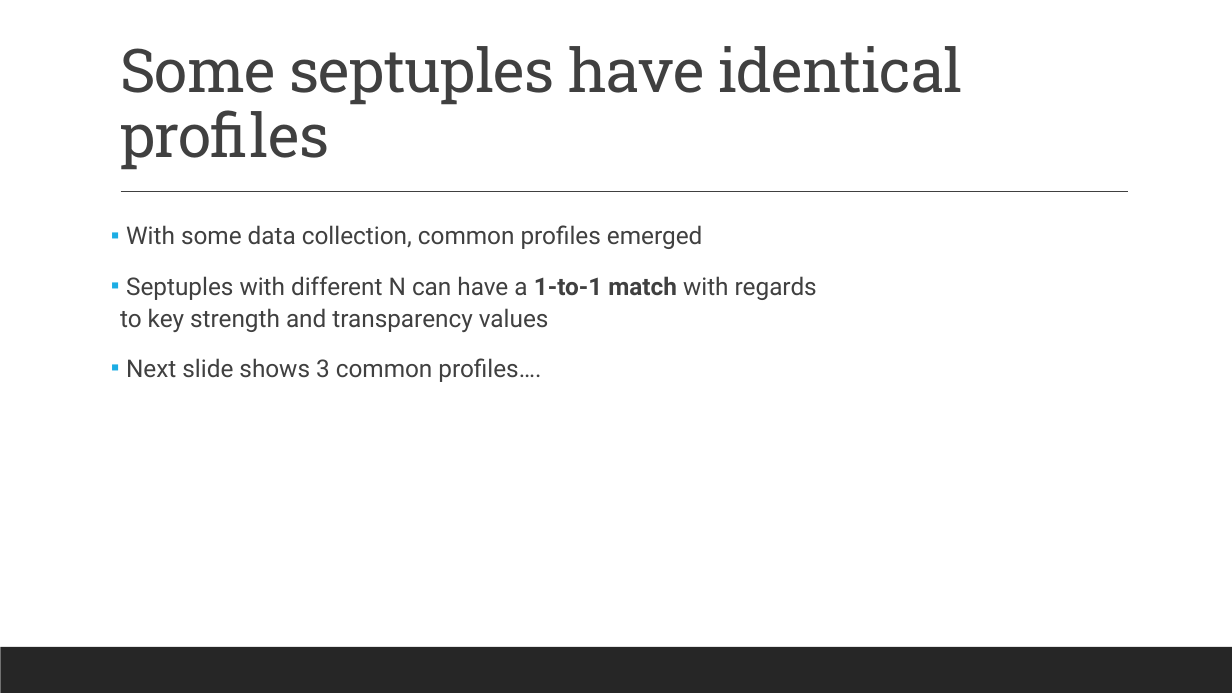
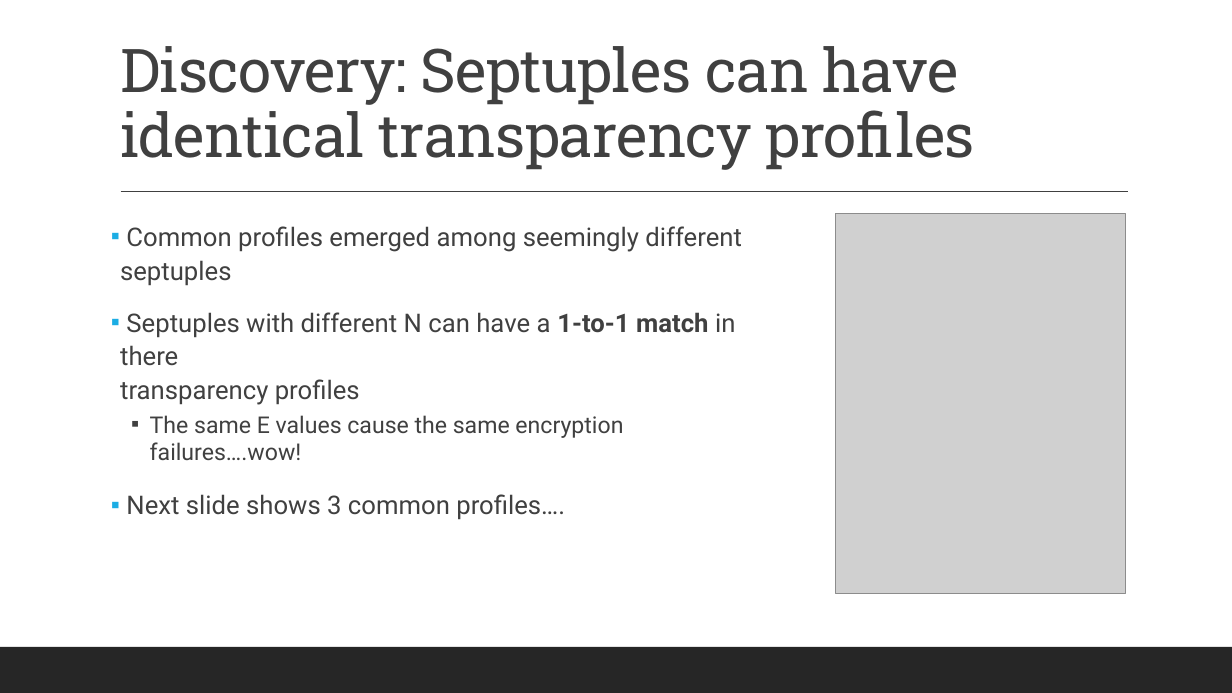
Before and after one commit to aronjschwartz/RSA_Encryption, a slide deck: slide 16 of RSA_Presentations/RSA_Research_Presentation_AronSchwartz.pptx. Drawn at 1232x693 pixels with LibreOffice and Linux fonts; fonts in the diff are those of the drawing; grey boxes stand for pictures. Boxes give left, top, right and bottom in pixels: in the first picture for what was removed or moved away, otherwise in the second. Text is boxed around its words. In the diff, an @@ line names an element or a change of style, - is before the commit and + after.

```diff
--- a/RSA_Presentations/RSA_Research_Presentation_AronSchwartz.pptx
+++ b/RSA_Presentations/RSA_Research_Presentation_AronSchwartz.pptx
@@ rectangle added at <box>0,0,1232,693</box>, fill #FFFFFF @@
@@ title at <box>120,46,975,170</box>: text changed @@
-Some septuples have identical profiles
+Discovery: Septuples can have identical transparency profiles
@@ text at <box>120,226,742,460</box>: text changed; size 19 to 20 pt @@
-▪ With some data collection, common profiles emerged
-▪ Septuples with different N can have a 1-to-1 match with regards
-  to key strength and transparency values
+▪ Common profiles emerged among seemingly different septuples
+▪ Septuples with different N can have a 1-to-1 match in there
+  transparency profiles
+  ▪ The same E values cause the same encryption failures….wow!
@@ picture added at <box>836,213,1126,593</box> @@
@@ text at <box>126,494,565,520</box>: size 19 to 20 pt in "Next slide shows 3 common profiles…." @@
@@ rectangle removed at <box>0,647,1232,693</box> @@
@@ rectangle added at <box>0,647,1232,693</box>, fill #262626 @@
```
Also in this commit, not shown: 10 other slides changed.
